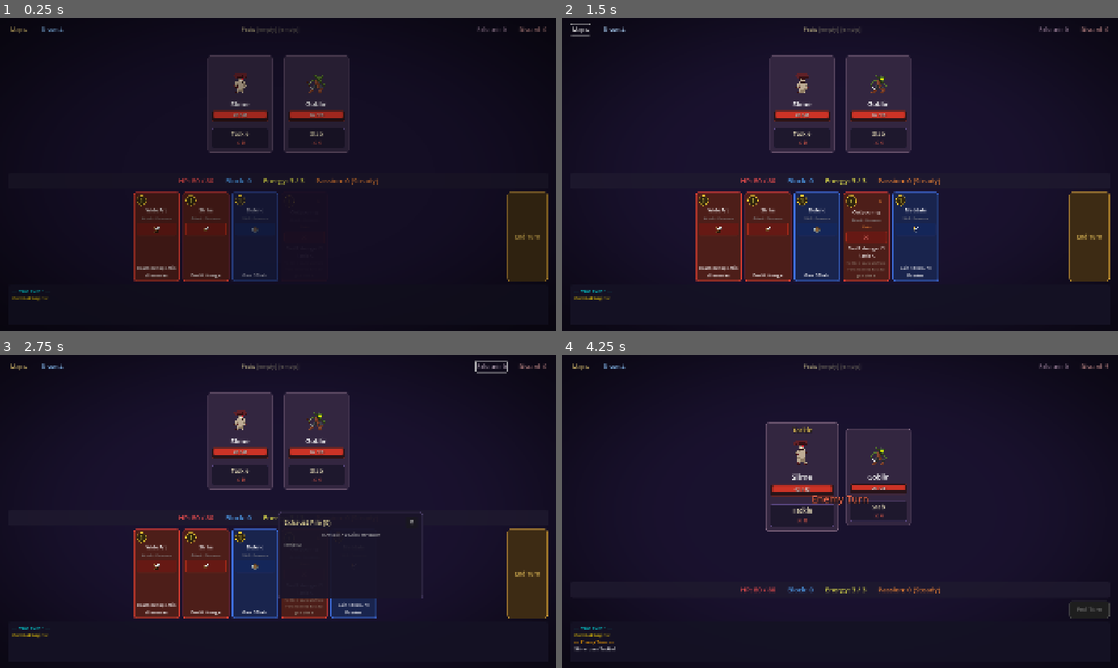
Above: before the commit, frames 1-4 (two rows, left to right).
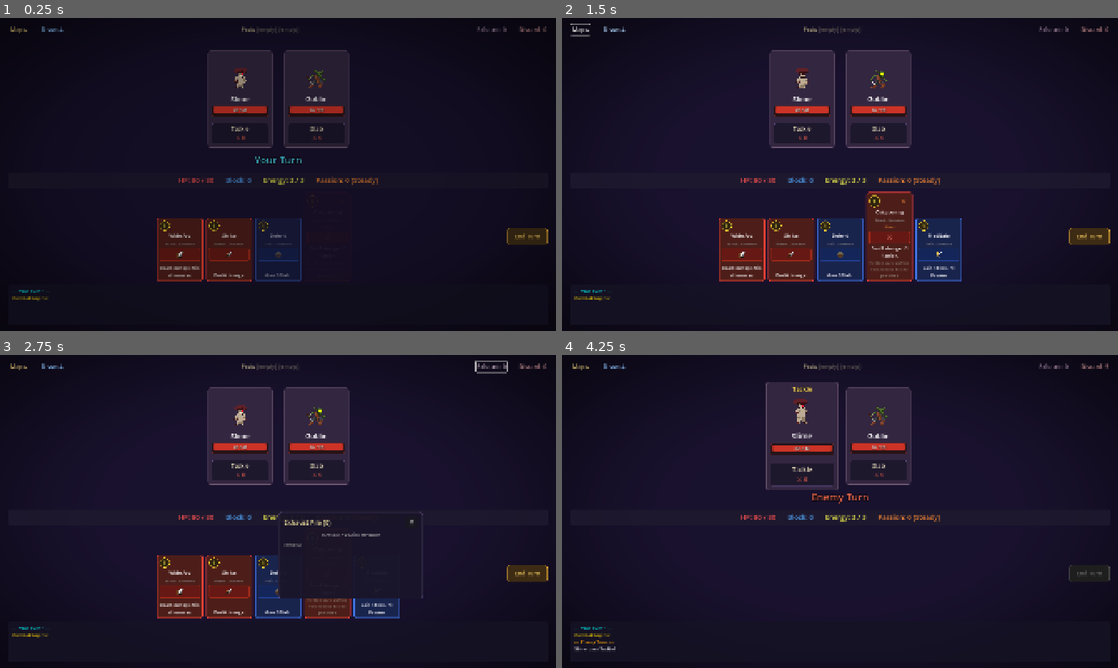
Above: after the commit, the same moments.

Repository: Maliik-B/Mythworn
Game: Godot game, scene res://scenes/combat/combat_scene.tscn
Same seed, same stepped clock (60 frames per second), same inputs: the game is played once before the commit and once after it. This scene is started directly instead of the project's main scene. Sound files missing from this copy of the repository are replaced by a short silence.
Inputs:
- Up to frame 1 (0.25 s): no input
- Up to frame 2 (1.5 s): click "Map ▸" at 0.5 s; click "Draw: 4" at 1.25 s
- Up to frame 3 (2.75 s): click "Exhaust: 0" at 2 s
- Up to frame 4 (4.25 s): click "Discard: 0" at 2.75 s; click "End Turn" at 3.5 s

The runs differ from the first frame. In frame 1, 8.5% of the frame differs, in the area x 24-99%, y 10-85%; in frame 2, 15%; in frame 3, 11%; in frame 4, 7.0%.

Commit message:
Hold the combat layout still from round to round
The player bar sat at 533, 782 and 552 across one round, because the hand row took the height of its tallest card and collapsed on the enemy turn, and everything above it moved with it. The row now holds a fixed height whether or not there are cards in it, cards and End Turn no longer stretch to fill it, and a spacer matching End Turn puts the hand's centre on the screen's centre, where the turn banner already was. The banner itself rendered on no turn correctly: on turn one it read its position inside _ready, before layout had run, and came out off screen, and later it landed on the enemies or across the cards. It now waits a frame and centres itself in the gap between the lowest enemy panel and the player bar. The fan code goes too, since a container resets rotation and position on every sort and it has never had an effect.

Measuring turned up two more jumps with the same cause. Player status chips stacked in a column and grew the bar from 54 to 136 with four statuses on, so they now run along one row and grow outward from stats that keep the centre. A tall enemy panel pushed the rows below it down and slid its own sprite, because panels were centred in their area, so they now hang from the top, in a plain Control that cannot push anything. The bar, the row, End Turn and the enemy tops read the same on turn one, the enemy turn, turn two and with statuses on.

Diff:
--- a/scenes/combat/combat_scene.gd
+++ b/scenes/combat/combat_scene.gd
@@ -5,7 +5,9 @@
 # -- UI references (built in _build_ui) --
 var combat_engine: CombatEngine
 var hand_container: HBoxContainer
+var _hand_spacer: Control  # left of the hand, keeps it centred on the screen against End Turn
 var enemy_container: HBoxContainer
+var _player_bar: PanelContainer
 var hp_label: Label
 var energy_label: Label
 var block_label: Label
@@ -48,6 +50,14 @@
 # frames tighter and will want less zoom. Real per-enemy art is the B5 track -- these are
 # shared CC0 stand-ins until it lands.
 const PORTRAIT_BOX := 130.0
+## The hand row's fixed height. It holds this on the enemy turn too, when the hand is empty, so
+## the player bar and the enemies keep their places from round to round.
+const HAND_ROW_H := 310.0
+const END_TURN_W := 140.0
+const BOTTOM_ROW_SEP := 20
+const ENEMY_TOP_GAP := 42.0
+const CHIP_SEP := 6
+const CHIP_ROW_MAX_W := 400.0
 
 const SPRITE_SETS := {
 	"goblin": {
@@ -390,15 +400,23 @@
 	# Top bar: pile counts
 	vbox.add_child(_build_top_bar())
 
-	# Enemy area
+	# Enemy area. The row sits in a plain Control so that a tall panel (a boss's status rows)
+	# can never push the player bar and the hand down: this area takes whatever is left.
+	var enemy_area := Control.new()
+	enemy_area.size_flags_vertical = Control.SIZE_EXPAND_FILL
+	enemy_area.mouse_filter = Control.MOUSE_FILTER_IGNORE
+	vbox.add_child(enemy_area)
+
 	enemy_container = HBoxContainer.new()
 	enemy_container.alignment = BoxContainer.ALIGNMENT_CENTER
 	enemy_container.add_theme_constant_override("separation", 40)
-	enemy_container.size_flags_vertical = Control.SIZE_EXPAND_FILL
-	vbox.add_child(enemy_container)
+	enemy_container.set_anchors_preset(Control.PRESET_FULL_RECT)
+	enemy_container.offset_top = ENEMY_TOP_GAP
+	enemy_area.add_child(enemy_container)
 
 	# Player info bar
-	vbox.add_child(_build_player_bar())
+	_player_bar = _build_player_bar()
+	vbox.add_child(_player_bar)
 
 	# Hand + End Turn
 	vbox.add_child(_build_bottom_area())
@@ -500,16 +518,22 @@
 
 	# Character POWERS slot — anchored at the left (character) end, ahead of the
 	# resource stats, and visually distinct (gold) from the status chips. Persistent
-	# powers read as "who I am this fight." Hidden until a POWER is active.
+	# powers read as "who I am this fight." Hidden until a POWER is active. The two chip
+	# sides share the spare width equally, so the stats hold the bar's centre and a chip
+	# landing never moves them.
+	var powers_side := _make_chip_side(BoxContainer.ALIGNMENT_END)
+	bar.add_child(powers_side)
+
 	player_powers_prefix = _make_stat_label(Color(0.9, 0.78, 0.4))
 	player_powers_prefix.text = "Powers:"
 	player_powers_prefix.visible = false
-	bar.add_child(player_powers_prefix)
+	powers_side.add_child(player_powers_prefix)
 
 	player_powers_chips = HFlowContainer.new()
-	player_powers_chips.add_theme_constant_override("h_separation", 6)
+	player_powers_chips.size_flags_vertical = Control.SIZE_SHRINK_CENTER
+	player_powers_chips.add_theme_constant_override("h_separation", CHIP_SEP)
 	player_powers_chips.add_theme_constant_override("v_separation", 4)
-	bar.add_child(player_powers_chips)
+	powers_side.add_child(player_powers_chips)
 
 	hp_label = _make_stat_label(Color(0.9, 0.3, 0.3))
 	bar.add_child(hp_label)
@@ -529,17 +553,43 @@
 
 	# Status effects live on this readout as individual, hover-describable chips.
 	# A small "Effects:" caption names the area (both hidden when nothing's active).
+	var status_side := _make_chip_side(BoxContainer.ALIGNMENT_BEGIN)
+	bar.add_child(status_side)
+
 	player_status_prefix = _make_stat_label(Color(0.7, 0.7, 0.55))
 	player_status_prefix.text = "Effects:"
 	player_status_prefix.visible = false
-	bar.add_child(player_status_prefix)
+	status_side.add_child(player_status_prefix)
 
 	player_status_chips = HFlowContainer.new()
-	player_status_chips.add_theme_constant_override("h_separation", 6)
+	player_status_chips.size_flags_vertical = Control.SIZE_SHRINK_CENTER
+	player_status_chips.add_theme_constant_override("h_separation", CHIP_SEP)
 	player_status_chips.add_theme_constant_override("v_separation", 4)
-	bar.add_child(player_status_chips)
+	status_side.add_child(player_status_chips)
 
 	return panel
+
+
+func _make_chip_side(alignment: BoxContainer.AlignmentMode) -> HBoxContainer:
+	var side := HBoxContainer.new()
+	side.size_flags_horizontal = Control.SIZE_EXPAND_FILL
+	side.alignment = alignment
+	side.add_theme_constant_override("separation", CHIP_SEP)
+	return side
+
+
+## A flow container inside a box only gets its widest child's width, so chips would stack in a
+## column and grow the bar. This gives it room for its chips on one row, up to the cap; past that
+## they wrap. Returns how many chips it holds.
+func _fit_chip_row(flow: HFlowContainer) -> int:
+	var width := 0.0
+	var count := 0
+	for chip in flow.get_children():
+		if chip is Control and not chip.is_queued_for_deletion():
+			width += chip.get_combined_minimum_size().x + CHIP_SEP
+			count += 1
+	flow.custom_minimum_size.x = minf(width, CHIP_ROW_MAX_W)
+	return count
 
 
 ## Hovering the Passion readout pops a quick OVERVIEW above the bar: the five tiers
@@ -596,17 +646,25 @@
 
 func _build_bottom_area() -> HBoxContainer:
 	var bottom = HBoxContainer.new()
-	bottom.add_theme_constant_override("separation", 20)
+	bottom.add_theme_constant_override("separation", BOTTOM_ROW_SEP)
+
+	# Matches End Turn plus the separation, so the hand's centre is the screen's centre.
+	_hand_spacer = Control.new()
+	_hand_spacer.custom_minimum_size.x = END_TURN_W
+	_hand_spacer.mouse_filter = Control.MOUSE_FILTER_IGNORE
+	bottom.add_child(_hand_spacer)
 
 	hand_container = HBoxContainer.new()
 	hand_container.alignment = BoxContainer.ALIGNMENT_CENTER
 	hand_container.add_theme_constant_override("separation", 10)
 	hand_container.size_flags_horizontal = Control.SIZE_EXPAND_FILL
+	hand_container.custom_minimum_size.y = HAND_ROW_H
 	bottom.add_child(hand_container)
 
 	end_turn_btn = Button.new()
 	end_turn_btn.text = "End Turn"
-	end_turn_btn.custom_minimum_size = Vector2(140, 60)
+	end_turn_btn.custom_minimum_size = Vector2(END_TURN_W, 60)
+	end_turn_btn.size_flags_vertical = Control.SIZE_SHRINK_CENTER
 	end_turn_btn.add_theme_font_size_override("font_size", 20)
 	end_turn_btn.mouse_default_cursor_shape = Control.CURSOR_POINTING_HAND
 
@@ -1187,6 +1245,7 @@
 func _create_card_panel(card: CardData) -> PanelContainer:
 	var panel = PanelContainer.new()
 	panel.custom_minimum_size = Vector2(160, 220)
+	panel.size_flags_vertical = Control.SIZE_SHRINK_END
 
 	var style = StyleBoxFlat.new()
 	style.set_corner_radius_all(8)
@@ -1636,7 +1695,9 @@
 	# Size to content instead of stretching to fill the tall enemy area, so the
 	# card border ends near its content and leaves a clean gap above the player
 	# readout — that gap is where the turn banner sits (see _show_turn_banner).
-	panel.size_flags_vertical = Control.SIZE_SHRINK_CENTER
+	# Hung from the top, so a panel that grows (a status row, a longer intent) keeps its
+	# sprite where it was and only reaches further into the gap.
+	panel.size_flags_vertical = Control.SIZE_SHRINK_BEGIN
 
 	var style = StyleBoxFlat.new()
 	style.bg_color = Color(0.2, 0.15, 0.25)
@@ -2112,37 +2173,26 @@
 		passion_label.text = "Passion: --"
 
 	_populate_status_chips(player_status_chips, combat_engine.player_stats)
-	player_status_prefix.visible = player_status_chips.get_child_count() > 0
+	player_status_prefix.visible = _fit_chip_row(player_status_chips) > 0
 
 	_populate_power_chips(player_powers_chips, combat_engine.player_stats)
-	player_powers_prefix.visible = player_powers_chips.get_child_count() > 0
+	player_powers_prefix.visible = _fit_chip_row(player_powers_chips) > 0
 
 	# Piles
 	draw_label.text = "Draw: %d" % combat_engine.piles.draw_pile.size()
 	discard_label.text = "Discard: %d" % combat_engine.piles.discard_pile.size()
 	exhaust_label.text = "Exhaust: %d" % combat_engine.piles.exhaust_pile.size()
 
-	# Hand — fan cards in an arc
+	# Hand
 	for child in hand_container.get_children():
 		child.queue_free()
 	card_nodes.clear()
 	_hand_coins.clear()
 
-	var hand = combat_engine.piles.hand
-	var card_count = hand.size()
-	for i in card_count:
-		var card = hand[i]
+	for card in combat_engine.piles.hand:
 		var panel = _create_card_panel(card)
 		hand_container.add_child(panel)
 		card_nodes[card] = panel
-		# Fan rotation: spread cards in an arc
-		if card_count > 1:
-			var max_angle := 3.0 * minf(card_count, 7)  # degrees total spread
-			var angle = lerp(-max_angle, max_angle, float(i) / (card_count - 1))
-			panel.rotation_degrees = angle
-			# Vertical arc offset (middle cards higher)
-			var t_norm = float(i) / (card_count - 1) - 0.5  # -0.5 to 0.5
-			panel.position.y = abs(t_norm) * 20.0  # edges lower
 
 	# Enemies
 	for enemy in combat_engine.enemies:
@@ -2666,6 +2716,13 @@
 
 
 func _show_turn_banner(text: String, color: Color) -> void:
+	if not is_inside_tree():
+		return
+	# Containers lay out after the frame they change in, and turn one starts inside _ready, so
+	# the gap can only be read once layout has run.
+	await get_tree().process_frame
+	if not is_inside_tree():
+		return
 	var banner = Label.new()
 	banner.text = text
 	banner.horizontal_alignment = HORIZONTAL_ALIGNMENT_CENTER
@@ -2677,13 +2734,14 @@
 	banner.mouse_filter = Control.MOUSE_FILTER_IGNORE
 	banner.z_index = 20
 	# Full width so the text is truly screen-centered, placed in the gap between the
-	# (now shorter) enemy cards and the player readout — computed, not hardcoded.
+	# enemy panels and the player readout: computed, not hardcoded.
 	banner.set_anchors_preset(Control.PRESET_TOP_WIDE)
-	var gap_y := enemy_container.global_position.y + enemy_container.size.y - 50
+	var banner_h := 48.0
+	var gap_y := _turn_banner_gap_center() - banner_h / 2.0
 	banner.offset_left = 0
 	banner.offset_right = 0
 	banner.offset_top = gap_y
-	banner.offset_bottom = gap_y + 46
+	banner.offset_bottom = gap_y + banner_h
 	banner.modulate.a = 0.0
 	add_child(banner)
 	var t = create_tween()
@@ -2691,6 +2749,17 @@
 	t.tween_interval(0.6)
 	t.tween_property(banner, "modulate:a", 0.0, 0.3)
 	t.tween_callback(banner.queue_free)
+
+
+## The middle of the gap between the lowest living enemy panel and the top of the player bar.
+func _turn_banner_gap_center() -> float:
+	var bar_top := _player_bar.global_position.y
+	var enemies_bottom := enemy_container.global_position.y
+	for enemy in enemy_nodes:
+		var epanel: Control = enemy_nodes[enemy]
+		if is_instance_valid(epanel) and epanel.is_visible_in_tree():
+			enemies_bottom = maxf(enemies_bottom, epanel.global_position.y + epanel.size.y)
+	return (enemies_bottom + bar_top) / 2.0
 
 
 func _screen_shake(intensity: float = 8.0, duration: float = 0.2) -> void:
@@ -2803,9 +2872,11 @@
 	continue_btn.text = text
 	continue_btn.custom_minimum_size = Vector2(200, 60)
 	continue_btn.add_theme_font_size_override("font_size", 22)
+	continue_btn.size_flags_vertical = Control.SIZE_SHRINK_CENTER
 	continue_btn.pressed.connect(callback)
-	# Add next to the end turn button
+	# Add next to the end turn button, and widen the spacer by as much so the hand stays centred.
 	end_turn_btn.get_parent().add_child(continue_btn)
+	_hand_spacer.custom_minimum_size.x += continue_btn.custom_minimum_size.x + BOTTOM_ROW_SEP
 
 
 func _on_continue_pressed() -> void:
